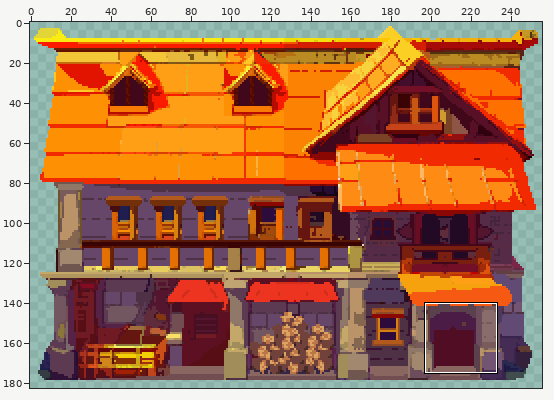
A sprite sheet gets an edit: img/characters/LumberMill.png. Above: a wide view before the commit, with the close-up outlined.
Close-up. Before the commit:
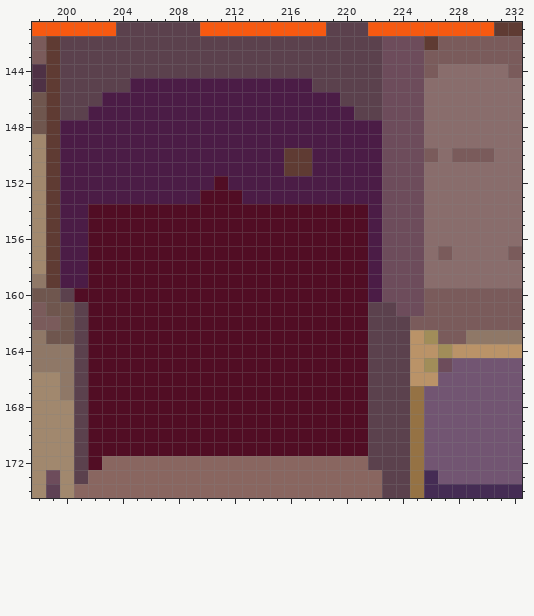
The file is 256x256 pixels. Colours within 5 levels of each other are drawn and written as one. Shown: x 198..232, y 141..174. The wide view leaves out empty margins. The commit also changed other parts of the picture, which this record leaves out.
The result:
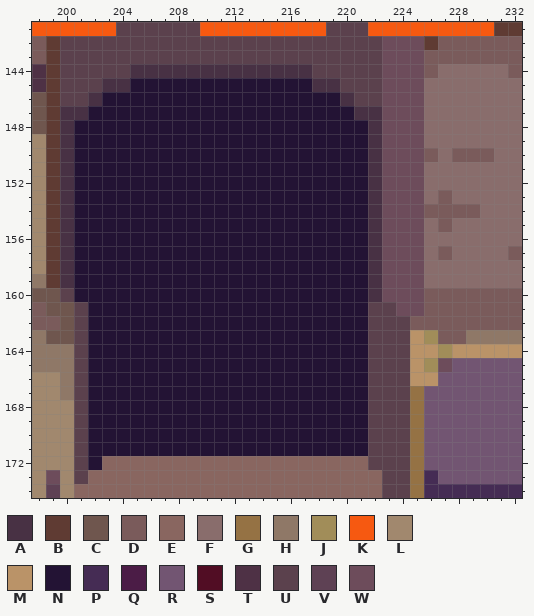
Palette (. is transparent): A #483144  B #5f3b33  C #6f564e  D #7a5b5b  E #896660  F #896d6c  G #957244  H #8f7867  J #a18d59  K #f65911  L #a1886e  M #ba9368  N #231334  P #452c54  Q #4b1c46  R #725572  S #510d24  T #4e3145  U #5b414d  V #5e4154  W #6d4c5b
Diff:
Colour Q gives way to colour A in rows 148 to 159 at x 200 and 222; in row 160 at x 222.
Colour U gives way to colour A in row 144 at x 205 to 217; in row 145 at x 203 to 204 and 218 to 219; in row 146 at x 202 and 220; in row 147 at x 200 to 201 and 221 to 222.
Colour F gives way to colour D in row 153 at x 227; in row 154 at x 226 to 229; in row 155 at x 227.
Colour B gives way to colour N in rows 150 to 151 at x 216 to 217.
Colour Q gives way to colour N in row 145 at x 205 to 217; in row 146 at x 203 to 219; in row 147 at x 202 to 220; in rows 148 to 149 at x 201 to 221; in rows 150 to 151 at x 201 to 215 and 218 to 221; in row 152 at x 201 to 210 and 212 to 221.
Colour Q gives way to colour N in row 153 at x 201 to 209 and 213 to 221; in rows 154 to 159 at x 201.
Colour S gives way to colour N in row 152 at x 211; in row 153 at x 210 to 212; in rows 154 to 159 at x 202 to 221; in row 160 at x 201 to 221; in rows 161 to 171 at x 202 to 221; in row 172 at x 202.
Changed places in both close-ups, as pixel boxes (x1, y1, x2, y2):
changed: (60, 64, 480, 470)
